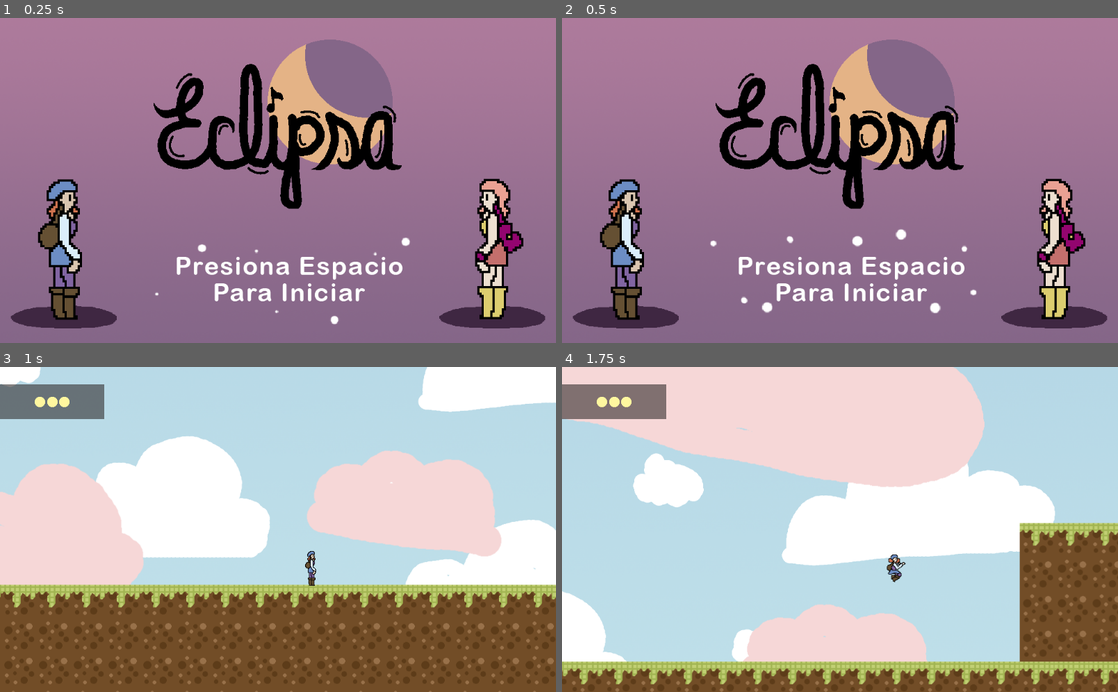
Above: before the commit, frames 1-4 (two rows, left to right).
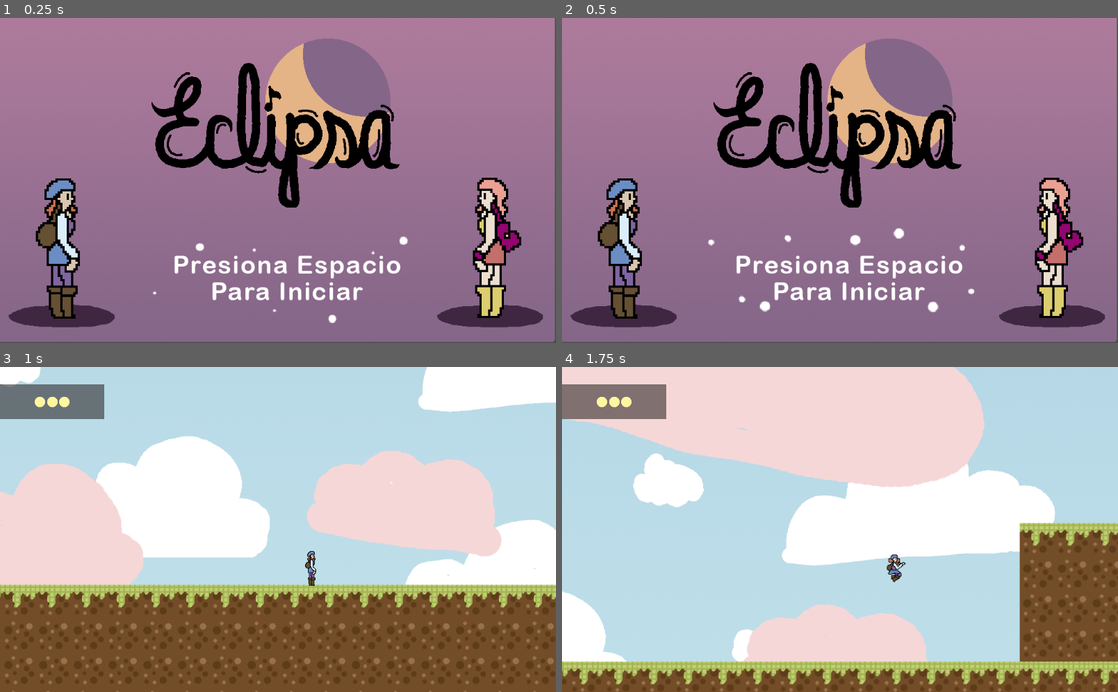
Above: after the commit, the same moments.

Repository: elros88/eclipta
Game: Godot game, scene res://levels/title.tscn
Same seed, same stepped clock (60 frames per second), same inputs: the game is played once before the commit and once after it.
Inputs:
- Up to frame 1 (0.25 s): no input
- Up to frame 2 (0.5 s): no input
- Up to frame 3 (1 s): hold Right (right) from 0.53 s (still down); tap Space (jump) at 0.77 s
- Up to frame 4 (1.75 s): keep holding Right (right); tap Space (jump) at 1.52 s

The runs differ from the first frame. In frame 1, 8.9% of the frame differs, in the area x 0-100%, y 0-100%; in frame 2, 9.0%; in frame 3, nothing differs; in frame 4, nothing differs.

Commit message:
exportando proyecto

Diff:
--- a/levels/title.tscn
+++ b/levels/title.tscn
@@ -1,15 +1,24 @@
-[gd_scene load_steps=3 format=2]
+[gd_scene load_steps=4 format=2]
 
 [ext_resource path="res://levels/title.tres" type="SpriteFrames" id=1]
+[ext_resource path="res://resource/title-screen/titlebg.png" type="Texture" id=2]
 [ext_resource path="res://levels/title.gd" type="Script" id=3]
 
 [node name="Node2D" type="Node2D"]
 position = Vector2( 512, 300 )
 script = ExtResource( 3 )
+
+[node name="TextureRect" type="TextureRect" parent="."]
+margin_left = -514.0
+margin_top = -305.0
+margin_right = 1022.0
+margin_bottom = 595.0
+texture = ExtResource( 2 )
 __meta__ = {
-"_edit_group_": true
+"_edit_use_anchors_": false
 }
 
-[node name="AnimatedSprite" type="AnimatedSprite" parent="."]
+[node name="AnimatedSprite" type="AnimatedSprite" parent="TextureRect"]
+position = Vector2( 510, 303 )
 frames = ExtResource( 1 )
 playing = true
Binary file added: resource/title-screen/titlebg.png
Not shown, added: resource/title-screen/titlebg.png.import
Not shown, changed: resource/.DS_Store
Not shown, changed: resource/title-screen/.DS_Store
